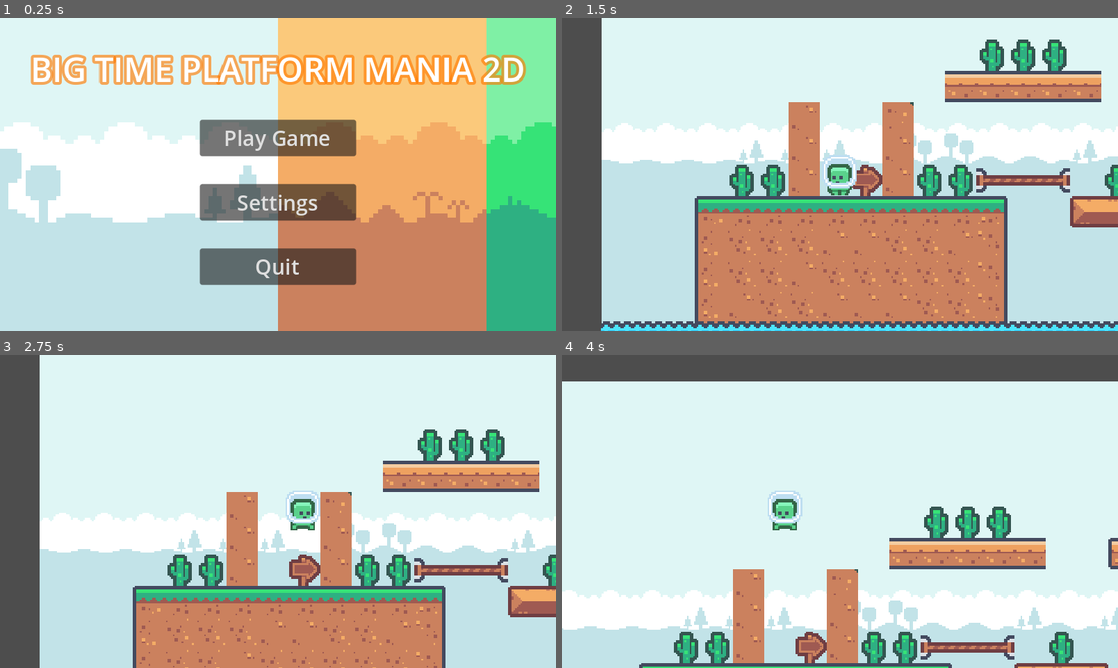
Above: before the commit, frames 1-4 (two rows, left to right).
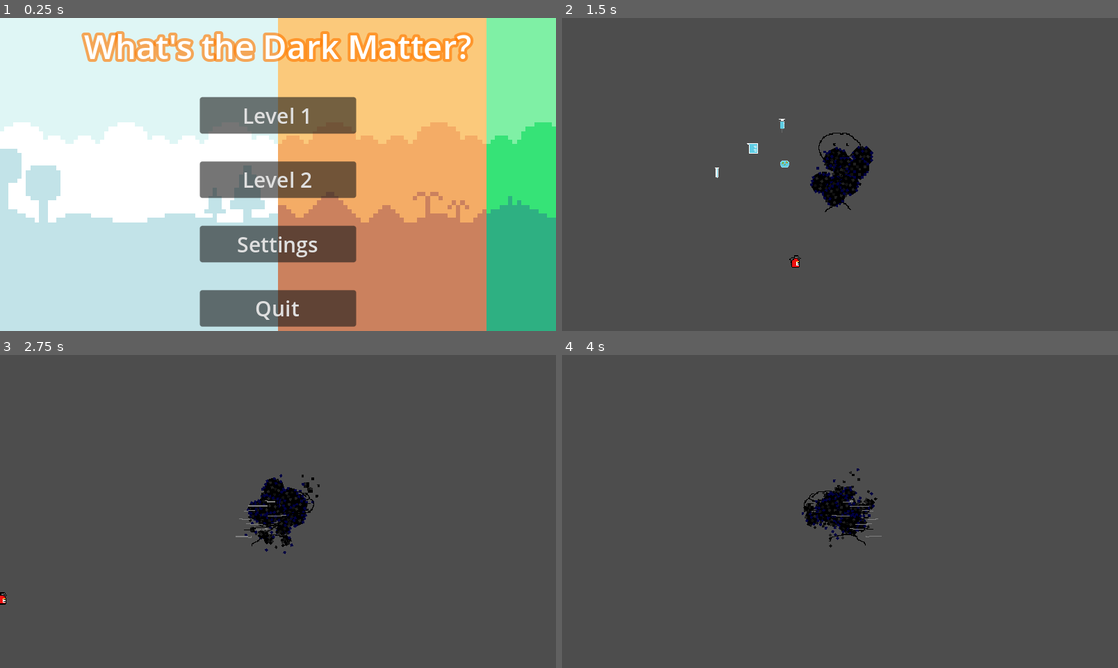
Above: after the commit, the same moments.

Repository: BenBenBenB/godot-testing-2d
Game: Godot game, scene res://scene/main.tscn
The game is run twice, just before and just after one commit, with the same random seed, the same clock (stepped at 60 frames per second) and the same inputs.
Inputs (mouse positions are in pixels of both pictures, inside the frame that each line leads up to):
- Up to frame 1 (0.25 s): no input
- Up to frame 2 (1.5 s): click (840, 180) at 0.5 s, where only the run after the commit has a clickable "Level 2"; click (840, 136) at 1.25 s, where only the run before the commit has a clickable "Play Game"
- Up to frame 3 (2.75 s): tap Enter (ui_accept) at 2 s; hold D (move_right) from 2.03 s (still down); hold Shift (shrink, bound only after the commit) from 2.03 s (still down); tap Space (jump) at 2.27, 2.3, 2.57 s
- Up to frame 4 (4 s): release Shift (shrink, bound only after the commit) at 2.78 s; tap Space (jump) at 2.85, 3.02, 3.32, 3.8 s; tap Shift (shrink, bound only after the commit) at 3.05 s; release D (move_right) at 3.53 s; hold A (move_left) from 3.53 s (still down); hold Shift (shrink, bound only after the commit) from 3.53 s (still down)

The runs differ from the first frame. In frame 1, 26% of the frame differs, in the area x 5-95%, y 4-99%; in frame 2, 90%; in frame 3, 91%, in the area x 0-100%, y 0-100%; in frame 4, 90%.

Commit message:
add 2nd level, esc to menu, grow/shrink inputs, eating

Diff:
--- a/project.godot
+++ b/project.godot
@@ -55,6 +55,21 @@
 "events": [Object(InputEventKey,"resource_local_to_scene":false,"resource_name":"","device":-1,"window_id":0,"alt_pressed":false,"shift_pressed":false,"ctrl_pressed":false,"meta_pressed":false,"pressed":false,"keycode":0,"physical_keycode":83,"key_label":0,"unicode":115,"echo":false,"script":null)
 ]
 }
+grow={
+"deadzone": 0.5,
+"events": [Object(InputEventKey,"resource_local_to_scene":false,"resource_name":"","device":-1,"window_id":0,"alt_pressed":false,"shift_pressed":false,"ctrl_pressed":false,"meta_pressed":false,"pressed":false,"keycode":0,"physical_keycode":32,"key_label":0,"unicode":32,"echo":false,"script":null)
+]
+}
+shrink={
+"deadzone": 0.5,
+"events": [Object(InputEventKey,"resource_local_to_scene":false,"resource_name":"","device":-1,"window_id":0,"alt_pressed":false,"shift_pressed":false,"ctrl_pressed":false,"meta_pressed":false,"pressed":false,"keycode":0,"physical_keycode":4194325,"key_label":0,"unicode":0,"echo":false,"script":null)
+]
+}
+exit={
+"deadzone": 0.5,
+"events": [Object(InputEventKey,"resource_local_to_scene":false,"resource_name":"","device":-1,"window_id":0,"alt_pressed":false,"shift_pressed":false,"ctrl_pressed":false,"meta_pressed":false,"pressed":false,"keycode":0,"physical_keycode":4194305,"key_label":0,"unicode":0,"echo":false,"script":null)
+]
+}
 
 [layer_names]
 
--- a/scene/entity/generic_food.gd
+++ b/scene/entity/generic_food.gd
@@ -1,23 +1,12 @@
 extends Area2D
 
+@onready var sprite_2d = $Sprite2D
+@export var mass: float = 50
+
+func _ready():
+	sprite_2d.frame = randi_range(0, 8)
+
 func _on_body_entered(body):
-	#This does not work and it cannot access the collisionshape 2D directly
-	#It will throw an error
-	body.CollisionssShape2D.scale.x += 1
-	body.CollisionShape2D.scale.y += 1
-	#Think we should add to a publlic variable on the player
-	#Then have the player handle the resizing on their end based on this changing number
-
-	#this removes it from the scene
+	var player = get_tree().get_first_node_in_group("Player")
+	player.consume_mass(mass)
 	queue_free()
-
-
-
-## Called when the node enters the scene tree for the first time.
-#func _ready():
-	#pass # Replace with function body.
-#
-#
-## Called every frame. 'delta' is the elapsed time since the previous frame.
-#func _process(delta):
-	#pass
--- a/scene/entity/player.gd
+++ /dev/null
@@ -1,77 +0,0 @@
-extends CharacterBody2D
-
-@export var speed: float = 300.0
-@export var additional_jumps: int = 1
-@export var jump_force: float = -350.0
-@export var jump_time_span: float = .25
-@export var coyote_time_span: float = 0.075
-@export var gravity_multiplier: float = 3.0
-
-# Get the gravity from the project settings to be synced with RigidBody nodes.
-var gravity = ProjectSettings.get_setting("physics/2d/default_gravity")
-var is_jumping: bool = false
-var jump_timer: float = 0
-var airtime_timer: float = 0
-var jump_counter: float = 0 # count jumps since last touching floor
-
-@onready var sprite_2d = $Sprite2D
-@onready var animation_player = $AnimationPlayer
-
-
-func _can_jump() -> bool:
-	return is_on_floor() \
-		or _can_coyote_jump() \
-		or _can_midar_jump()
-
-func _can_coyote_jump() -> bool:
-	return !is_jumping and airtime_timer < coyote_time_span
-
-func _can_midar_jump() -> bool:
-	return !is_jumping and jump_counter <= additional_jumps
-
-func _can_continue_one_jump() -> bool:
-	return is_jumping and jump_timer < jump_time_span and !is_on_ceiling()
-
-func _physics_process(delta):
-	_process_jump(delta)
-	var direction = Input.get_axis("move_left", "move_right")
-	_process_direction(delta, direction)
-	_handle_animations(direction)
-	move_and_slide()
-
-func _process_direction(delta: float, direction: float):
-	if direction:
-		sprite_2d.flip_h = direction > 0
-		velocity.x = direction * speed
-	else:
-		velocity.x = move_toward(velocity.x, 0, speed)
-
-func _process_jump(delta):
-	if is_on_floor():
-		jump_counter = 0
-		jump_timer = 0
-		airtime_timer = 0
-	else:
-		velocity.y += gravity * delta * gravity_multiplier
-		airtime_timer += delta
-
-	if Input.is_action_pressed("jump"):
-		if _can_continue_one_jump():
-			velocity.y = jump_force
-			jump_timer += delta
-		elif _can_jump():
-			is_jumping = true
-			jump_counter += 1
-			jump_timer = 0
-			velocity.y = jump_force
-			jump_timer += delta
-	else:
-		is_jumping = false
-
-func _handle_animations(direction: float) -> void:
-	if abs(direction) > 0.1 and is_on_floor():
-		animation_player.play("run")
-	elif not is_on_floor():
-		animation_player.play("jump")
-	else:
-		animation_player.play("idle")
--- a/scene/entity/player.tscn
+++ /dev/null
@@ -1,106 +0,0 @@
-[gd_scene load_steps=9 format=3 uid="uid://ywhxu14mwlu5"]
-
-[ext_resource type="Script" path="res://scene/entity/player.gd" id="1_c513w"]
-[ext_resource type="Texture2D" uid="uid://ii26k3ro4ps1" path="res://art/sprite/tilemap-characters.png" id="1_ha2ne"]
-
-[sub_resource type="CapsuleShape2D" id="CapsuleShape2D_ys3ey"]
-radius = 20.0
-height = 50.0
-
-[sub_resource type="Animation" id="Animation_t3um2"]
-length = 0.20001
-tracks/0/type = "value"
-tracks/0/imported = false
-tracks/0/enabled = true
-tracks/0/path = NodePath("Sprite2D:frame")
-tracks/0/interp = 1
-tracks/0/loop_wrap = true
-tracks/0/keys = {
-"times": PackedFloat32Array(0),
-"transitions": PackedFloat32Array(1),
-"update": 1,
-"values": [1]
-}
-
-[sub_resource type="Animation" id="Animation_6kvo4"]
-resource_name = "idle"
-tracks/0/type = "value"
-tracks/0/imported = false
-tracks/0/enabled = true
-tracks/0/path = NodePath("Sprite2D:frame")
-tracks/0/interp = 1
-tracks/0/loop_wrap = true
-tracks/0/keys = {
-"times": PackedFloat32Array(0),
-"transitions": PackedFloat32Array(1),
-"update": 1,
-"values": [0]
-}
-
-[sub_resource type="Animation" id="Animation_2u7vn"]
-resource_name = "jump"
-length = 0.20001
-loop_mode = 1
-tracks/0/type = "value"
-tracks/0/imported = false
-tracks/0/enabled = true
-tracks/0/path = NodePath("Sprite2D:frame")
-tracks/0/interp = 1
-tracks/0/loop_wrap = true
-tracks/0/keys = {
-"times": PackedFloat32Array(0),
-"transitions": PackedFloat32Array(1),
-"update": 1,
-"values": [1]
-}
-
-[sub_resource type="Animation" id="Animation_lqeab"]
-resource_name = "jumping"
-length = 0.20001
-loop_mode = 1
-tracks/0/type = "value"
-tracks/0/imported = false
-tracks/0/enabled = true
-tracks/0/path = NodePath("Sprite2D:frame")
-tracks/0/interp = 1
-tracks/0/loop_wrap = true
-tracks/0/keys = {
-"times": PackedFloat32Array(0, 0.1),
-"transitions": PackedFloat32Array(1, 1),
-"update": 1,
-"values": [0, 1]
-}
-
-[sub_resource type="AnimationLibrary" id="AnimationLibrary_3enom"]
-_data = {
-"RESET": SubResource("Animation_t3um2"),
-"idle": SubResource("Animation_6kvo4"),
-"jump": SubResource("Animation_2u7vn"),
-"run": SubResource("Animation_lqeab")
-}
-
-[node name="Player" type="CharacterBody2D"]
-script = ExtResource("1_c513w")
-additional_jumps = 5
-
-[node name="Sprite2D" type="Sprite2D" parent="."]
-scale = Vector2(2, 2)
-texture = ExtResource("1_ha2ne")
-hframes = 2
-frame = 1
-region_enabled = true
-region_rect = Rect2(0, 0, 49, 24)
-
-[node name="Camera2D" type="Camera2D" parent="."]
-drag_horizontal_enabled = true
-drag_top_margin = 0.5
-drag_bottom_margin = 0.5
-
-[node name="CollisionShape2D" type="CollisionShape2D" parent="."]
-shape = SubResource("CapsuleShape2D_ys3ey")
-
-[node name="AnimationPlayer" type="AnimationPlayer" parent="."]
-libraries = {
-"": SubResource("AnimationLibrary_3enom")
-}
-autoplay = "idle"
--- a/scene/entity/player_top_down.gd
+++ b/scene/entity/player_top_down.gd
@@ -2,10 +2,22 @@
 
 var gravity = 0
 
+@export var mass: float = 1000.0
+const NORMALMASS: float = 1000.0
 @onready var animated_sprite_2d = $AnimatedSprite2D
 
 func _process(_delta):
+	animated_sprite_2d.flip_h = velocity.x < 0
 	animated_sprite_2d.play()
+	if Input.is_action_pressed("grow"):
+		mass += 1
+	elif Input.is_action_pressed("shrink"):
+		mass -= 1
+	var scale_factor = mass/NORMALMASS
+	scale = Vector2(scale_factor,scale_factor)
 
 func _physics_process(_delta):
 	move_and_slide()
+
+func consume_mass(item_value: int):
+	mass += item_value
--- a/scene/entity/test_player.gd
+++ b/scene/entity/test_player.gd
@@ -1,10 +1,20 @@
 extends CharacterBody2D
 
+
 var speed : int = 100
+var size = 1.0
 
 func get_input():
 	var input_dir = Input.get_vector("move_left", "move_right", "move_up", "move_down")
 	velocity = input_dir * speed
+
+
+func eat_food(food_value: float):
+	size += food_value
+	$CollisionShape2D.scale = Vector2(size,size)
+
+func _process(_delta):
+	pass
 
 func _physics_process(delta):
 	get_input()
--- a/scene/level/level_01.tscn
+++ b/scene/level/level_01.tscn
@@ -1,9 +1,10 @@
-[gd_scene load_steps=9 format=3 uid="uid://cacts1q0ijm6v"]
+[gd_scene load_steps=10 format=3 uid="uid://cacts1q0ijm6v"]
 
 [ext_resource type="Script" path="res://script/classes/level.gd" id="1_8dvbu"]
 [ext_resource type="Texture2D" uid="uid://bxiada2mhi4sw" path="res://art/sprite/tilemap.png" id="2_pqvkx"]
 [ext_resource type="Texture2D" uid="uid://npd5qy1o14o4" path="res://art/sprite/tilemap-backgrounds.png" id="3_nqg50"]
-[ext_resource type="PackedScene" uid="uid://ywhxu14mwlu5" path="res://scene/entity/player.tscn" id="4_4h7ov"]
+[ext_resource type="PackedScene" uid="uid://0f4itcoh0tyx" path="res://scene/entity/player_top_down.tscn" id="4_0bhsu"]
+[ext_resource type="PackedScene" uid="uid://btofm7mdpmx3r" path="res://scene/entity/generic_food.tscn" id="5_3os51"]
 
 [sub_resource type="TileSetAtlasSource" id="TileSetAtlasSource_2po1w"]
 texture = ExtResource("2_pqvkx")
@@ -631,7 +632,7 @@
 sources/0 = SubResource("TileSetAtlasSource_kidr2")
 
 [node name="Level" type="Node2D"]
-position = Vector2(145, -288)
+position = Vector2(156, -302)
 script = ExtResource("1_8dvbu")
 level_id = 1
 metadata/_edit_group_ = true
@@ -656,5 +657,29 @@
 layer_0/z_index = -1
 layer_0/tile_data = PackedInt32Array(-262144, 196608, 1, -262143, 196608, 1, -262142, 196608, 1, -196609, 131072, 1, -2 …(6403 unchanged characters)…
 
-[node name="Player" parent="." instance=ExtResource("4_4h7ov")]
+[node name="PlayerTopDown" parent="." instance=ExtResource("4_0bhsu")]
 position = Vector2(130, -143)
+
+[node name="Generic food" parent="." instance=ExtResource("5_3os51")]
+position = Vector2(197, -231)
+
+[node name="Generic food2" parent="." instance=ExtResource("5_3os51")]
+position = Vector2(291, -156)
+
+[node name="Generic food3" parent="." instance=ExtResource("5_3os51")]
+position = Vector2(630, -164)
+
+[node name="Generic food4" parent="." instance=ExtResource("5_3os51")]
+position = Vector2(416, -164)
+
+[node name="Generic food5" parent="." instance=ExtResource("5_3os51")]
+position = Vector2(524, -269)
+
+[node name="Generic food6" parent="." instance=ExtResource("5_3os51")]
+position = Vector2(416, -267)
+
+[node name="Generic food7" parent="." instance=ExtResource("5_3os51")]
+position = Vector2(265, -264)
+
+[node name="Generic food8" parent="." instance=ExtResource("5_3os51")]
+position = Vector2(89, -231)
--- /dev/null
+++ b/scene/level/level_02.tscn
@@ -0,0 +1,28 @@
+[gd_scene load_steps=4 format=3 uid="uid://c54m08gugew1i"]
+
+[ext_resource type="Script" path="res://script/classes/level.gd" id="1_t2a0g"]
+[ext_resource type="PackedScene" uid="uid://0f4itcoh0tyx" path="res://scene/entity/player_top_down.tscn" id="2_gl44q"]
+[ext_resource type="PackedScene" uid="uid://btofm7mdpmx3r" path="res://scene/entity/generic_food.tscn" id="3_l51dj"]
+
+[node name="Level" type="Node"]
+script = ExtResource("1_t2a0g")
+level_id = 2
+
+[node name="PlayerTopDown" parent="." instance=ExtResource("2_gl44q")]
+position = Vector2(150, 41)
+
+[node name="Generic food" parent="." instance=ExtResource("3_l51dj")]
+position = Vector2(86, 27)
+
+[node name="Generic food2" parent="." instance=ExtResource("3_l51dj")]
+position = Vector2(50, 10)
+
+[node name="Generic food3" parent="." instance=ExtResource("3_l51dj")]
+position = Vector2(8, 38)
+
+[node name="Generic food4" parent="." instance=ExtResource("3_l51dj")]
+position = Vector2(83, -15)
+
+[node name="Generic food5" parent="." instance=ExtResource("3_l51dj")]
+position = Vector2(98, 140)
+mass = 2000.0
--- a/scene/level/test_level.tscn
+++ b/scene/level/test_level.tscn
@@ -1,11 +1,15 @@
-[gd_scene load_steps=3 format=3 uid="uid://cfcs3kncqu30y"]
+[gd_scene load_steps=4 format=3 uid="uid://cvh3br6b3hwir"]
 
-[ext_resource type="PackedScene" uid="uid://b8mnhunjymx56" path="res://scene/entity/test_player.tscn" id="1_8qquq"]
-[ext_resource type="PackedScene" uid="uid://bl58qj8u4w0qx" path="res://scene/entity/generic_food.tscn" id="2_1h083"]
+[ext_resource type="PackedScene" uid="uid://dev35xoudhei" path="res://scene/entity/test_player.tscn" id="1_8qquq"]
+[ext_resource type="PackedScene" uid="uid://0f4itcoh0tyx" path="res://scene/entity/player_top_down.tscn" id="2_0nfc0"]
+[ext_resource type="PackedScene" uid="uid://btofm7mdpmx3r" path="res://scene/entity/generic_food.tscn" id="2_1h083"]
 
 [node name="Node2D" type="Node2D"]
 
 [node name="anitmatter PC" parent="." instance=ExtResource("1_8qquq")]
+
+[node name="PlayerTopDown" parent="." instance=ExtResource("2_0nfc0")]
+position = Vector2(150, 41)
 
 [node name="Generic food" parent="." instance=ExtResource("2_1h083")]
 position = Vector2(86, 27)
--- a/scene/main.gd
+++ b/scene/main.gd
@@ -1,10 +1,15 @@
 extends Node
-
 
 @export var available_levels : Array[LevelData]
 
 @onready var _scene_2d = $Scene2D
+@onready var _main_menu = $UIMain/MainMenu
 
 func _ready() -> void:
 	LevelManager.main_scene = _scene_2d
 	LevelManager.levels = available_levels
+
+func _process(delta):
+	if Input.is_action_just_pressed("exit"):
+		LevelManager.unload_level()
+		_main_menu.activate()
--- a/scene/main.tscn
+++ b/scene/main.tscn
@@ -12,9 +12,17 @@
 level_unlocked = false
 level_path = "level/level_01"
 
+[sub_resource type="Resource" id="Resource_nwigl"]
+script = ExtResource("2_3thhf")
+level_id = 2
+level_name = "Rat Boss"
+level_completed = false
+level_unlocked = true
+level_path = "level/level_02"
+
 [node name="Main" type="Node"]
 script = ExtResource("1_l7ohu")
-available_levels = Array[ExtResource("2_3thhf")]([SubResource("Resource_vqbcs")])
+available_levels = Array[ExtResource("2_3thhf")]([SubResource("Resource_vqbcs"), SubResource("Resource_nwigl")])
 
 [node name="Scene2D" type="Node2D" parent="."]
 position = Vector2(148, 435)
--- a/scene/ui/main_menu.gd
+++ b/scene/ui/main_menu.gd
@@ -1,24 +1,24 @@
 class_name MainMenu
 extends Control
-
 
 # Called when the node enters the scene tree for the first time.
 func _ready():
 	pass # Replace with function body.
 
-
 # Called every frame. 'delta' is the elapsed time since the previous frame.
 func _process(delta):
 	pass
-
 
 func _on_play_button_pressed():
 	LevelManager.load_level(1)
 	deactivate()
 
+func _on_play_button_2_pressed():
+	LevelManager.load_level(2)
+	deactivate()
+
 func _on_settings_button_pressed():
 	pass # Replace with function body.
-
 
 func _on_quit_button_pressed():
 	get_tree().quit()
--- a/scene/ui/main_menu.tscn
+++ b/scene/ui/main_menu.tscn
@@ -49,7 +49,7 @@
 
 [node name="Label" type="Label" parent="MarginContainer/VBoxContainer"]
 layout_mode = 2
-text = "BIG TIME PLATFORM MANIA 2D"
+text = "What's the Dark Matter?"
 label_settings = SubResource("LabelSettings_few2i")
 
 [node name="PlayButton" type="Button" parent="MarginContainer/VBoxContainer"]
@@ -58,7 +58,15 @@
 size_flags_horizontal = 4
 theme_override_fonts/font = ExtResource("2_x8vjb")
 theme_override_font_sizes/font_size = 24
-text = "Play Game"
+text = "Level 1"
+
+[node name="PlayButton2" type="Button" parent="MarginContainer/VBoxContainer"]
+custom_minimum_size = Vector2(180, 0)
+layout_mode = 2
+size_flags_horizontal = 4
+theme_override_fonts/font = ExtResource("2_x8vjb")
+theme_override_font_sizes/font_size = 24
+text = "Level 2"
 
 [node name="SettingsButton" type="Button" parent="MarginContainer/VBoxContainer"]
 custom_minimum_size = Vector2(180, 0)
@@ -78,5 +86,6 @@
 text = "Quit"
 
 [connection signal="pressed" from="MarginContainer/VBoxContainer/PlayButton" to="." method="_on_play_button_pressed"]
+[connection signal="pressed" from="MarginContainer/VBoxContainer/PlayButton2" to="." method="_on_play_button_2_pressed"]
 [connection signal="pressed" from="MarginContainer/VBoxContainer/SettingsButton" to="." method="_on_settings_button_pressed"]
 [connection signal="pressed" from="MarginContainer/VBoxContainer/QuitButton" to="." method="_on_quit_button_pressed"]
--- a/script/manager/state_machine.gd
+++ b/script/manager/state_machine.gd
@@ -19,11 +19,11 @@
 func _physics_process(delta):
 	current_state.physics_update(delta)
 
-func on_child_transitioned(calling_state: State, new_state_in: State) -> void:
+func on_child_transitioned(new_state_in: State) -> void:
 	var new_state = states.get(new_state_in.name.to_lower())
 	if new_state == null:
 		push_warning("Called transition to a state that does not exist.")
-	if new_state != current_state:
+	elif new_state != current_state:
 		current_state.exit()
 		new_state.enter()
 		current_state = new_state
--- a/script/state/player/player_idle.gd
+++ b/script/state/player/player_idle.gd
@@ -14,11 +14,11 @@
 	pass
 
 func update(delta: float):
+	var input_dir = Input.get_vector("move_left", "move_right", "move_up", "move_down")
+	if not input_dir.is_zero_approx():
+		Transitioned.emit(walk_state)
+	animated_sprite_2d.animation = "idle"
 	idle_timer += delta
-	var direction = Input.get_vector("move_left", "move_right", "move_up", "move_down")
-	if not direction.is_zero_approx():
-		Transitioned.emit(self, walk_state)
-	animated_sprite_2d.animation = "idle"
 
 
 func physics_update(_delta: float):
--- a/script/state/player/player_walk.gd
+++ b/script/state/player/player_walk.gd
@@ -7,20 +7,20 @@
 @onready var player_top_down = $"../.."
 @onready var animated_sprite_2d = $"../../AnimatedSprite2D"
 
-var walk_time: float
+var walk_timer: float = 0.0
 
 func enter():
-	walk_time = 0.0
+	walk_timer = 0.0
 
 func exit():
 	pass
 
 func update(delta: float):
-	walk_time += delta
 	var input_dir = Input.get_vector("move_left", "move_right", "move_up", "move_down")
 	if input_dir.is_zero_approx():
-		Transitioned.emit(self, idle_state)
+		Transitioned.emit(idle_state)
 	animated_sprite_2d.animation = "walk"
+	walk_timer += delta
 
 func physics_update(_delta: float):
 	var input_dir = Input.get_vector("move_left", "move_right", "move_up", "move_down")
Not shown: 1 places in scene/entity/generic_food.tscn that only renumber resources
Not shown: 1 places in scene/entity/test_player.tscn that only renumber resources
Not shown: 1 places in scene/main.tscn that only renumber resources
Not shown, added: scene/entity/pla9A2A.tmp
